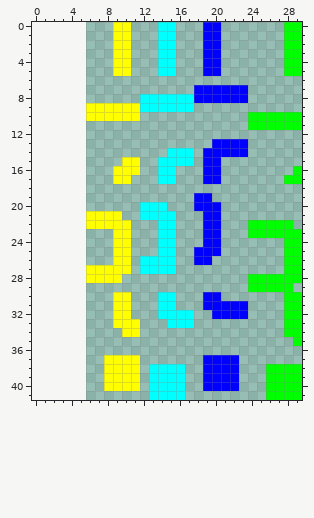
Two versions of one pixel-art sprite, resources/wires.png. The first picture shows the starting point.
The file is 24x42 pixels. The old version is drawn lined up with the new one, on the new canvas.
And afterwards:
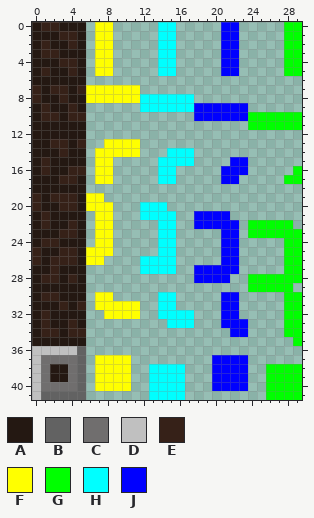
Palette (. is transparent): A #241812  B #626262  C #706e6e  D #c0c0c0  E #362118  F #ffff00  G #00ff00  H #00ffff  J #0000ff
Author's note on the commit: Add basic wire bundles
The exact change:
canvas 24x42 -> 30x42, the old top-left corner now at 6,0
@@ x 0..29 @@
- 0 .........FF...HH...JJ.......GG
- 1 .........FF...HH...JJ.......GG
- 2 .........FF...HH...JJ.......GG
- 3 .........FF...HH...JJ.......GG
- 4 .........FF...HH...JJ.......GG
- 5 .........FF...HH...JJ.......GG
- 6 ..............................
- 7 ..................JJJJJJ......
- 8 ............HHHHHHJJJJJJ......
- 9 ......FFFFFFHHHHHH............
-10 ......FFFFFF............GGGGGG
-11 ........................GGGGGG
-12 ..............................
-13 ....................JJJJ......
-14 ...............HHH.JJJJJ......
-15 ..........FF..HHHH.JJ.........
-16 .........FFF..HH...JJ........G
-17 .........FF...HH...JJ.......GG
-18 ..............................
-19 ..................JJ..........
-20 ............HHH...JJJ.........
-21 ......FFFF..HHHH...JJ.........
-22 ......FFFFF...HH...JJ...GGGGG.
-23 .........FF...HH...JJ...GGGGGG
-24 .........FF...HH...JJ.......GG
-25 .........FF...HH..JJJ.......GG
-26 .........FF.HHHH..JJ........GG
-27 ......FFFFF.HHHH............GG
-28 ......FFFF..............GGGGGG
-29 ........................GGGGG.
-30 .........FF...HH...JJ.......GG
-31 .........FF...HH...JJJJJ....GG
-32 .........FF...HHHH..JJJJ....GG
-33 .........FFF...HHH..........GG
-34 ..........FF................GG
-35 .............................G
-36 ..............................
-37 ........FFFF.......JJJJ.......
-38 ........FFFF.HHHH..JJJJ...GGGG
-39 ........FFFF.HHHH..JJJJ...GGGG
-40 ........FFFF.HHHH..JJJJ...GGGG
-41 .............HHHH.........GGGG
+ 0 AEEAAA.FF.....HH.....JJ.....GG
+ 1 AAAEEA.FF.....HH.....JJ.....GG
+ 2 AEAAEA.FF.....HH.....JJ.....GG
+ 3 AEEAAA.FF.....HH.....JJ.....GG
+ 4 AAAEEA.FF.....HH.....JJ.....GG
+ 5 AEAAEA.FF.....HH.....JJ.....GG
+ 6 AAAAAA........................
+ 7 EAEEAEFFFFFF..................
+ 8 EAAEAAFFFFFFHHHHHH............
+ 9 AEAAEA......HHHHHHJJJJJJ......
+10 AEEAEE............JJJJJJGGGGGG
+11 AAAAAA..................GGGGGG
+12 AAAAAA........................
+13 AAEEAE..FFFF..................
+14 AAAEAA.FFFFF...HHH............
+15 AEAAAA.FF.....HHHH....JJ......
+16 AEAAEE.FF.....HH.....JJJ.....G
+17 AAAEEA.FF.....HH.....JJ.....GG
+18 AAAAAA........................
+19 EAEEEAFF......................
+20 EAAEEAFFF...HHH...............
+21 AEAAAA.FF...HHHH..JJJJ........
+22 AEAAEA.FF.....HH..JJJJJ.GGGGG.
+23 AAAEEA.FF.....HH.....JJ.GGGGGG
+24 AEEAAA.FF.....HH.....JJ.....GG
+25 EAAEEAFFF.....HH.....JJ.....GG
+26 EAEEEAFF....HHHH.....JJ.....GG
+27 AAEAAA......HHHH..JJJJJ.....GG
+28 AEEAEA............JJJJ..GGGGGG
+29 AAAAAA..................GGGGG.
+30 AEEAAA.FF.....HH.....JJ.....GG
+31 AAAEAE.FFFFF..HH.....JJ.....GG
+32 AEAAAA..FFFF..HHHH...JJ.....GG
+33 AEAAEA.........HHH...JJJ....GG
+34 AEEAEE................JJ....GG
+35 AAAAAA.......................G
+36 DDDDDB........................
+37 DCCCCB.FFFF.........JJJJ......
+38 DCAACB.FFFF..HHHH...JJJJ..GGGG
+39 DCAACB.FFFF..HHHH...JJJJ..GGGG
+40 DCCCCB.FFFF..HHHH...JJJJ..GGGG
+41 DBBBBB.......HHHH.........GGGG
Boxes around the changes in both pictures, in picture pixels (x1, y1, x2, y2):
changed: (32, 22, 140, 400)
changed: (194, 22, 248, 391)
